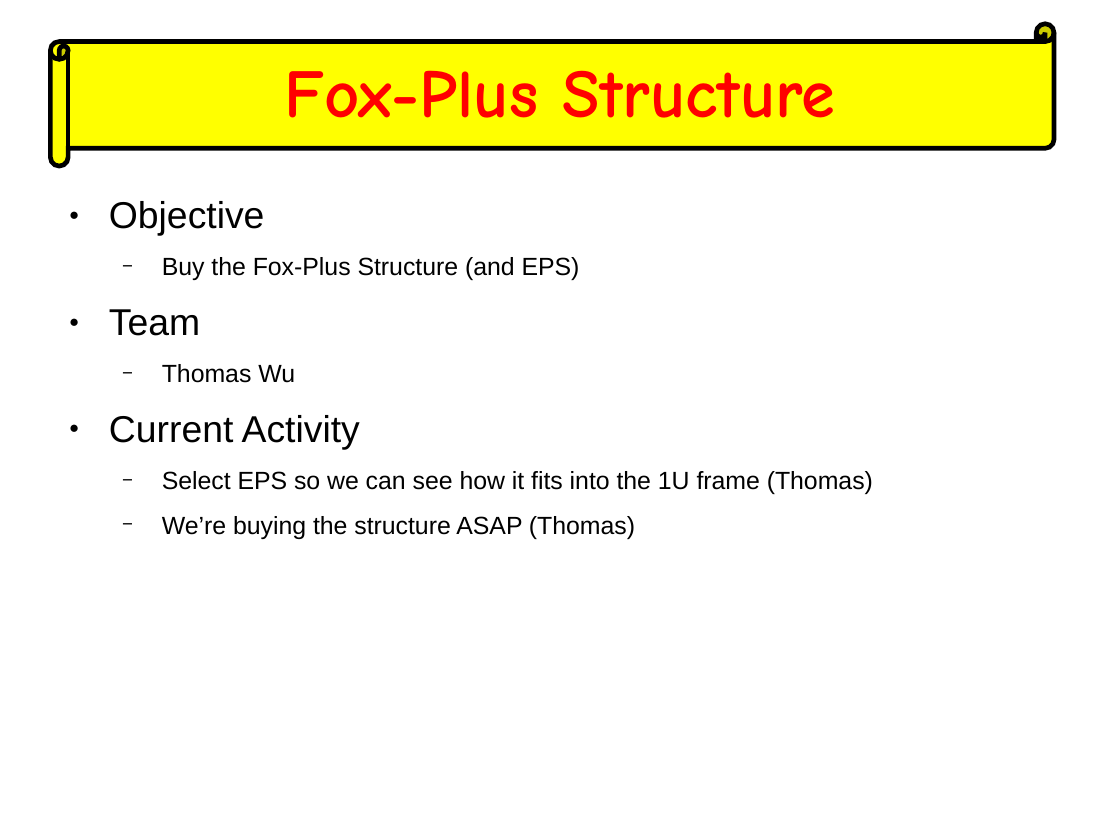
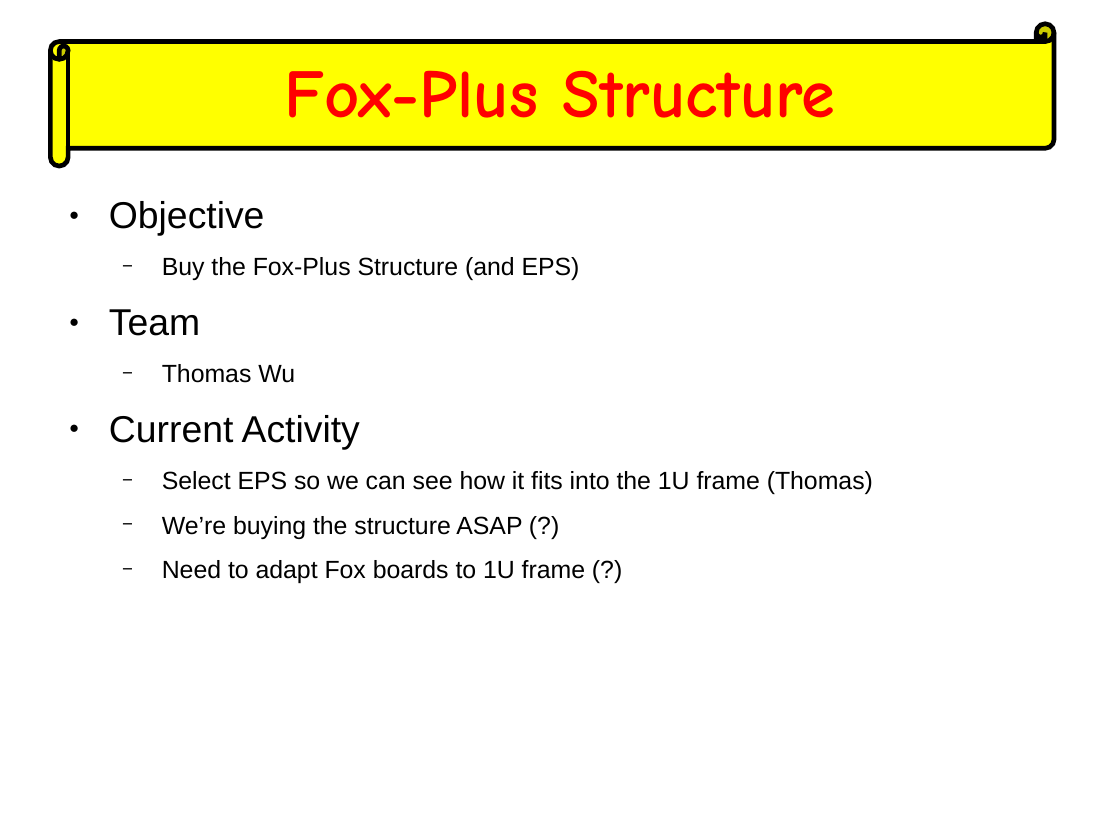
Before and after one commit to AMSAT-NA/fox-plus, a slide deck: slide 7 of weekly_engineering_meetings/2023-02-08/ASCENT-FOX+ Slide.odp (slide 6 before the commit). Drawn at 1120x840 pixels with LibreOffice and Linux fonts; fonts in the diff are those of the drawing. Boxes give left, top, right and bottom in pixels: in the first picture for what was removed or moved away, otherwise in the second. Text is boxed around its words. In the diff, an @@ line names an element or a change of style, - is before the commit and + after.

```diff
--- a/weekly_engineering_meetings/2023-02-08/ASCENT-FOX+ Slide.odp
+++ b/weekly_engineering_meetings/2023-02-08/ASCENT-FOX+ Slide.odp
@@ text at <box>162,516,585,583</box>: text changed @@
-  − We’re buying the structure ASAP (Thomas)
+  − We’re buying the structure ASAP (?)
+  − Need to adapt Fox boards to 1U frame (?)
```
Also in this commit, not shown: 1 other slide changed, 2 other files.
